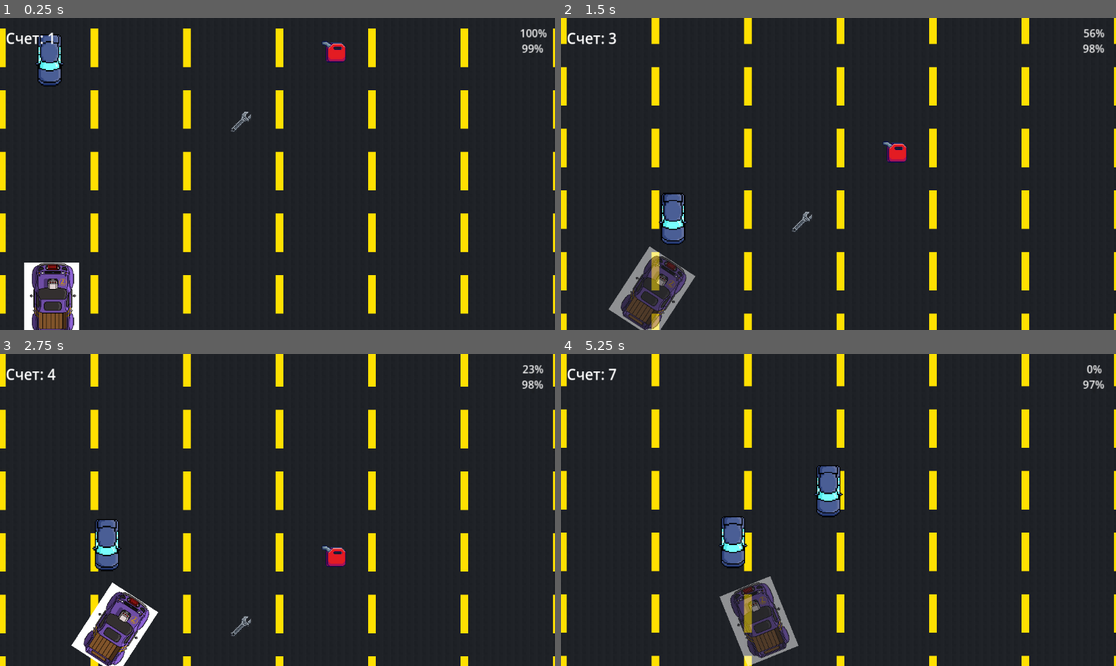
Above: before the commit, frames 1-4 (two rows, left to right).
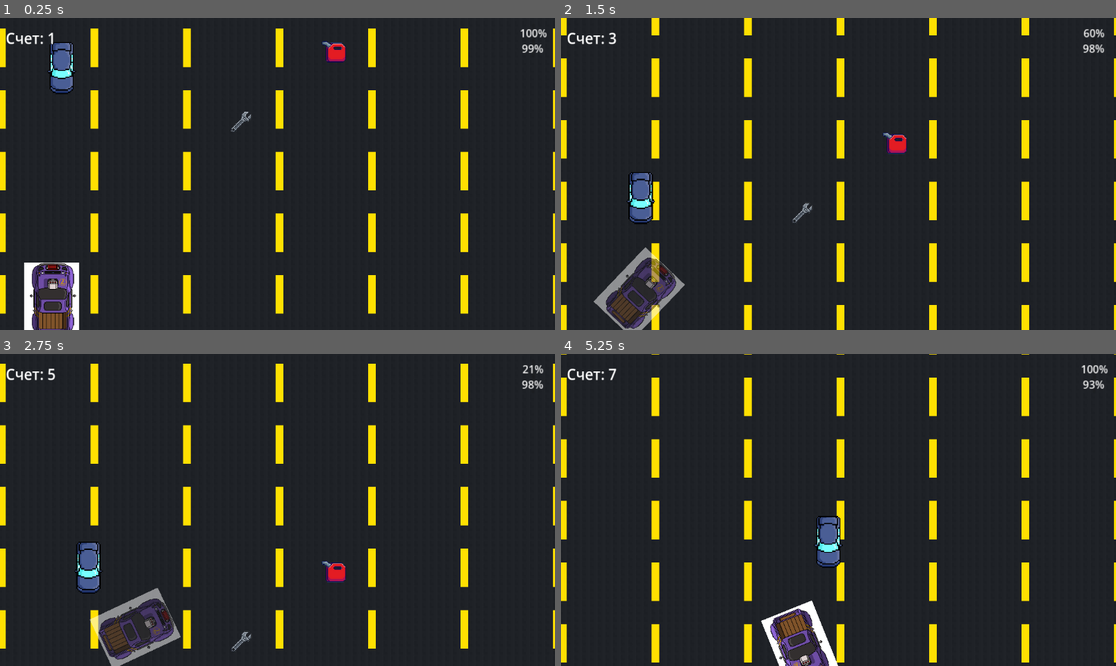
Above: after the commit, the same moments.

Repository: zar1xxx/Game
Game: Godot game, scene res://scenes/node_2d.tscn
The game is run twice, just before and just after one commit, with the same random seed, the same clock (stepped at 60 frames per second) and the same inputs.
Inputs:
- Up to frame 1 (0.25 s): no input
- Up to frame 2 (1.5 s): hold Right (ui_right) 0.53-1.28 s; hold Left (ui_left) from 1.28 s (still down)
- Up to frame 3 (2.75 s): release Left (ui_left) at 2.03 s; hold Right (ui_right) from 2.03 s (still down)
- Up to frame 4 (5.25 s): release Right (ui_right) at 3.53 s; hold Left (ui_left) from 3.53 s (still down)

The runs differ from the first frame. In frame 1, 1.0% of the frame differs, in the area x 6-14%, y 5-25%; in frame 2, 6.5%; in frame 3, 8.9%; in frame 4, 11%, in the area x 0-100%, y 0-100%.

Commit message:
Третий коммит с компа

Diff:
--- a/scenes/node_2d.tscn
+++ b/scenes/node_2d.tscn
@@ -2015,8 +2015,43 @@
 scale = Vector2(1.4, 1.4)
 value = 10.0
 
+[node name="GameOverScreen" type="Control" parent="CanvasLayer"]
+unique_name_in_owner = true
+process_mode = 3
+visible = false
+layout_mode = 3
+anchors_preset = 15
+anchor_right = 1.0
+anchor_bottom = 1.0
+grow_horizontal = 2
+grow_vertical = 2
+
+[node name="BackGround" type="ColorRect" parent="CanvasLayer/GameOverScreen"]
+layout_mode = 0
+offset_right = 1161.0
+offset_bottom = 653.0
+color = Color(0, 0, 0, 0.705882)
+
+[node name="GameOverLabel" type="Label" parent="CanvasLayer/GameOverScreen"]
+layout_mode = 0
+offset_left = 330.0
+offset_top = 264.0
+offset_right = 863.0
+offset_bottom = 401.0
+theme_override_font_sizes/font_size = 100
+text = "GameOver"
+
+[node name="RestartButton" type="Button" parent="CanvasLayer/GameOverScreen"]
+layout_mode = 0
+offset_left = 445.0
+offset_top = 398.0
+offset_right = 703.0
+offset_bottom = 475.0
+theme_override_font_sizes/font_size = 50
+text = "Play Again"
+
 [node name="EnemyCar" parent="." instance=ExtResource("7_fws66")]
-position = Vector2(-399, -327)
+position = Vector2(-374, -311)
 
 [node name="EnemySpawner" type="Node2D" parent="."]
 script = ExtResource("8_hh0fu")
--- a/scripts/moveCharacter.gd
+++ b/scripts/moveCharacter.gd
@@ -1,4 +1,7 @@
 extends CharacterBody2D
+
+# --- Ссылка на экран Game Over (Добавить к остальным @onready переменным вверху) ---
+@onready var game_over_screen: Control = %GameOverScreen
 
 # --- Настройки топлива (Добавить в начало скрипта к переменным) ---
 @export var max_fuel: float = 100.0
@@ -47,6 +50,12 @@
 	if fuel_bar:
 		fuel_bar.max_value = max_fuel
 		fuel_bar.value = current_fuel
+
+	if game_over_screen:
+		game_over_screen.hide() # На всякий случай скрываем при старте
+		var restart_btn = game_over_screen.get_node("RestartButton")
+		if restart_btn:
+			restart_btn.pressed.connect(_on_restart_button_pressed)
 
 
 
@@ -117,6 +126,7 @@
 	print("Топливо закончилось!")
 	current_speed = 0.0
 	velocity = Vector2.ZERO
+	trigger_game_over("У вас закончилось топливо!")
 
 func add_fuel(amount: float) -> void:
 	current_fuel += amount
@@ -238,6 +248,7 @@
 # Функция смерти игрока (Новое)
 func die() -> void:
 	print("Машина игрока полностью уничтожена!")
+	trigger_game_over("Ваш автомобиль полностью уничтожен!")
 	# Сюда можно вставить вызов экрана Game Over или перезапуск сцены:
 	# get_tree().reload_current_scene()
 
@@ -275,3 +286,30 @@
 	if health_bar:
 		health_bar.value = current_health
 	print("Машина полностью отремонтирована гаечным ключом!")
+# --- НОВАЯ ЛОГИКА ЕДИНАЯ ДЛЯ ПРОИГРЫША ---
+func trigger_game_over(reason_text: String) -> void:
+	print(reason_text)
+
+	# Полностью останавливаем машину
+	current_speed = 0.0
+	velocity = Vector2.ZERO
+
+	# Активируем экран проигрыша
+	if game_over_screen:
+		game_over_screen.show()
+
+		# Опционально: если вы хотите выводить причину проигрыша на экран,
+		# можно менять текст GameOverLabel. Для этого раскомментируйте строки ниже:
+		# var label = game_over_screen.get_node("GameOverLabel")
+		# if label: label.text = reason_text + "\nГЕЙМ ОВЕР"
+
+	# Ставим игру на физическую паузу, чтобы встречные машины перестали спавниться и ехать
+	get_tree().paused = true
+
+# Функция, которая сработает при нажатии на кнопку "Играть снова"
+func _on_restart_button_pressed() -> void:
+	# Снимаем игру с паузы перед перезапуском, иначе новый уровень тоже запустится замороженным!
+	get_tree().paused = false
+
+	# Перезапускаем текущую сцену с нуля
+	get_tree().reload_current_scene()
